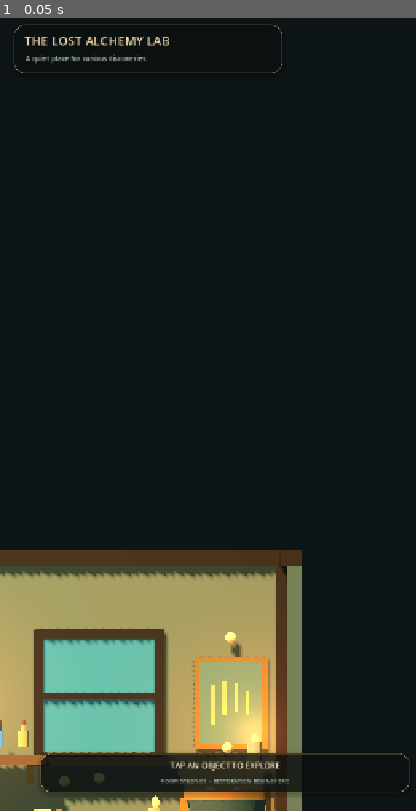
Above: before the commit, frame 1.
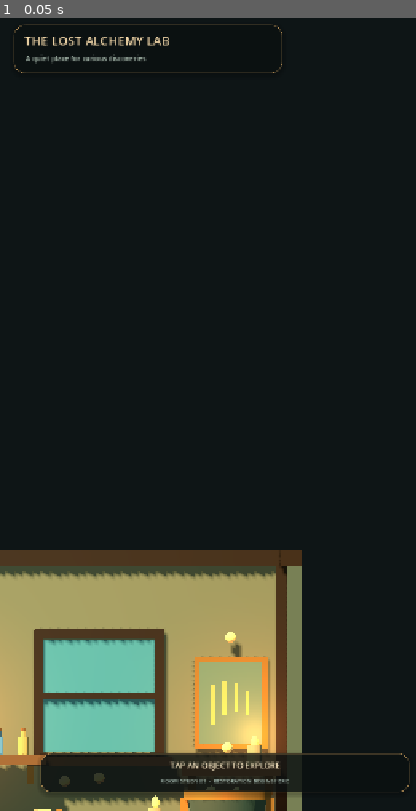
Above: after the commit, the same moment.

Repository: Kryodo/spell-sort-game
Game: Godot game, scene res://scenes/lab_room_prototype.tscn
Two runs of this game, one before a commit and one after it. Both use one fixed random seed, a clock stepped at 60 frames per second and the inputs below.
Inputs:
- Up to frame 1 (0.05 s): no input

The runs differ from the first frame. In frame 1, 0.2% of the frame differs, in the area x 0-69%, y 88-100%.

Commit message:
Refine shelf and prop placement in the room prototype

Diff:
--- a/scripts/lab_room_prototype.gd
+++ b/scripts/lab_room_prototype.gd
@@ -168,22 +168,25 @@
 			Color(0.89, 0.50, 0.29), Color(0.42, 0.65, 0.82),
 			Color(0.83, 0.70, 0.39)
 		]
-		_make_potion(Vector3(-2.42 + float(index) * 0.34, 2.45, -2.05), colors[index], 0.76)
-
+		_make_potion(Vector3(-2.42 + float(index) * 0.34, 2.35, -2.05), colors[index], 0.76)
+
+	_add_box("MapShelf", Vector3(1.38, 0.14, 0.52), Vector3(1.83, 2.00, -2.05), wood_light)
+	_add_box("MapShelfSupportLeft", Vector3(0.10, 0.30, 0.12), Vector3(1.30, 1.83, -2.25), brass)
+	_add_box("MapShelfSupportRight", Vector3(0.10, 0.30, 0.12), Vector3(2.36, 1.83, -2.25), brass)
 	_add_box("WorldMapFrame", Vector3(1.02, 1.26, 0.14), Vector3(1.83, 2.95, -2.42), brass)
 	_add_box("WorldMapCanvas", Vector3(0.88, 1.12, 0.055), Vector3(1.83, 2.95, -2.32), _mat(Color(0.42, 0.52, 0.43)))
 	for index in range(4):
 		_add_box("MapRoute_%d" % index, Vector3(0.055, 0.55 - 0.07 * float(index), 0.025), Vector3(1.58 + float(index) * 0.16, 2.93 + 0.10 * sin(float(index)), -2.275), _mat(Color(0.83, 0.69, 0.39)))
 
 	# Candles add a little warm life without relying on textures.
-	_add_candle(Vector3(-2.18, 2.60, -2.00))
+	_add_candle(Vector3(-2.18, 2.38, -2.00))
 	_add_candle(Vector3(0.78, 1.35, 1.55))
-	_add_candle(Vector3(2.16, 2.25, -2.02))
+	_add_candle(Vector3(2.16, 2.22, -2.02))
 
 	# Simple plant silhouettes near the window.
-	_add_cylinder("PlantPot", 0.24, 0.18, 0.30, Vector3(0.93, 0.37, -2.03), _mat(Color(0.57, 0.32, 0.22)))
+	_add_cylinder("PlantPot", 0.24, 0.18, 0.30, Vector3(0.93, 0.17, -2.03), _mat(Color(0.57, 0.32, 0.22)))
 	for index in range(5):
-		var leaf := _add_sphere("PlantLeaf_%d" % index, 0.20, Vector3(0.93 + 0.15 * cos(float(index) * TAU / 5.0), 0.68 + 0.08 * float(index % 2), -2.02 + 0.15 * sin(float(index) * TAU / 5.0)), _mat(Color(0.28, 0.52, 0.32)))
+		var leaf := _add_sphere("PlantLeaf_%d" % index, 0.20, Vector3(0.93 + 0.15 * cos(float(index) * TAU / 5.0), 0.48 + 0.08 * float(index % 2), -2.02 + 0.15 * sin(float(index) * TAU / 5.0)), _mat(Color(0.28, 0.52, 0.32)))
 		leaf.scale = Vector3(0.68, 1.0, 0.48)
 
 
